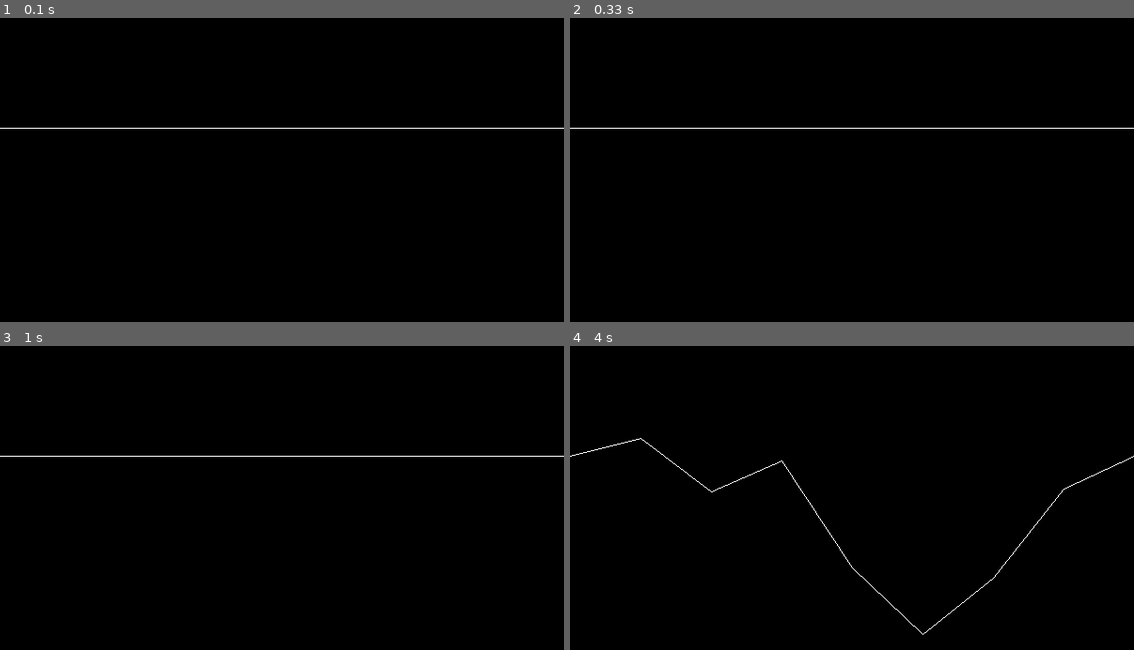
Above: before the commit, frames 1-4 (two rows, left to right).
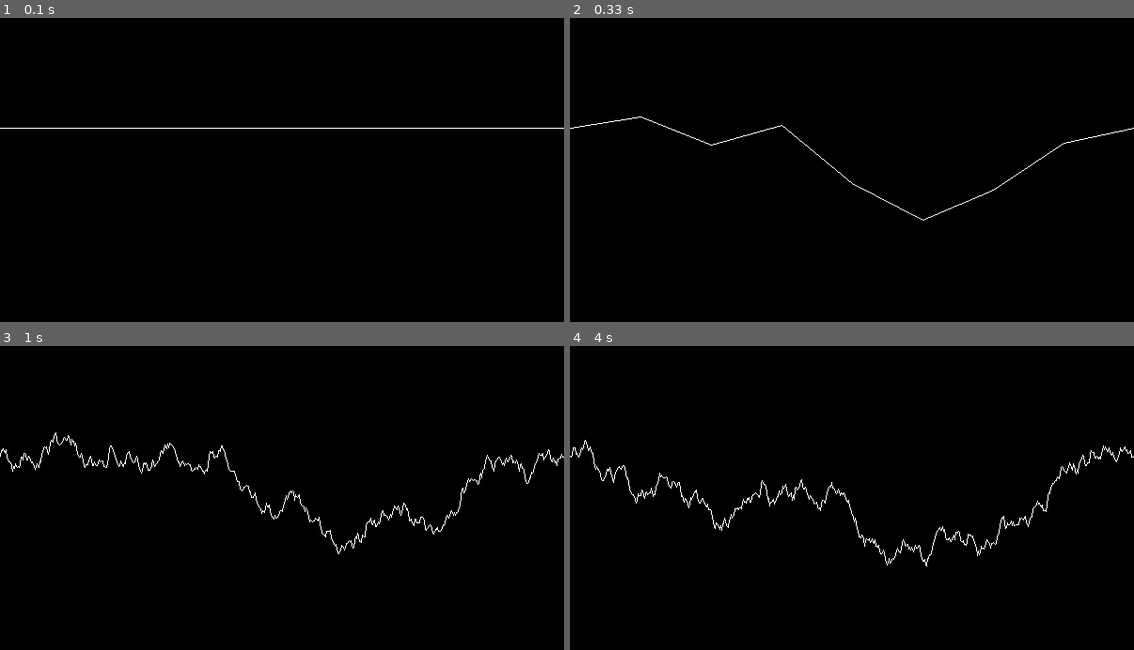
Above: after the commit, the same moments.

Repository: EmeraldHaze/Pygames
Game: pygame game, started from generators/ridges.py
The game is run twice, just before and just after one commit, with the same random seed, the same clock (stepped at 60 frames per second) and the same inputs. The source is Python 2; it was converted automatically to run under Python 3.
Inputs:
- Up to frame 1 (0.1 s): no input
- Up to frame 2 (0.33 s): no input
- Up to frame 3 (1 s): no input
- Up to frame 4 (4 s): no input

Frame 1 is identical in both runs. In frame 2, 0.6% of the frame differs, in the area x 0-100%, y 32-67%; in frame 3, 1.1%; in frame 4, 1.2%, in the area x 0-100%, y 30-96%.

Commit message:
With added coolness

Diff:
--- a/generators/ridges.py
+++ b/generators/ridges.py
@@ -7,36 +7,36 @@
 pygame.init()
 
 window = pygame.display.set_mode((600, 600))
+while 1:
+    points = [(0, 300), (600, 300)]
+    modrange = 100
 
-points = [(0, 300), (600, 300)]
-modrange = 200
-
-avrg = lambda *a: sum(a) / len(a)
-newpoints = list(points)
+    avrg = lambda *a: sum(a) / len(a)
+    newpoints = list(points)
 
 
-while modrange > 1:
-    print(modrange)
-    window.fill(0)
-    pygame.draw.lines(window, 0xFFFFFF, False, points)
-    pygame.display.flip()
-    offset = 0
-    for n, point in enumerate(points):
-        try:
-            point2 = points[n + 1]
-            mid = (
-                avrg(point[0], point2[0]),
-                avrg(point[1], point2[1]) + randrange(-modrange, modrange)
-            )
-            print(point, point2, mid)
-            newpoints.insert(n + offset + 1, mid)
-            offset += 1
-        except IndexError:
-            pass
-            #This happens at the last item
-    points = list(newpoints)
-    modrange /= 1.5
-    modrange = int(modrange)
-    time.sleep(1)
-
-pygame.image.save(window, raw_input("Filename? ") + ".png")
+    while modrange > 1:
+        print(modrange)
+        window.fill(0)
+        pygame.draw.lines(window, 0xFFFFFF, False, points)
+        pygame.display.flip()
+        offset = 0
+        for n, point in enumerate(points):
+            try:
+                point2 = points[n + 1]
+                mid = (
+                    avrg(point[0], point2[0]),
+                    avrg(point[1], point2[1]) + randrange(-modrange, modrange)
+                )
+                print(point, point2, mid)
+                newpoints.insert(n + offset + 1, mid)
+                offset += 1
+            except IndexError:
+                pass
+                #This happens at the last item
+        points = list(newpoints)
+        modrange *= 0.7
+        modrange = int(modrange)
+        time.sleep(0.1)
+    #raw_input()
+#pygame.image.save(window, raw_input("Filename? ") + ".png")
